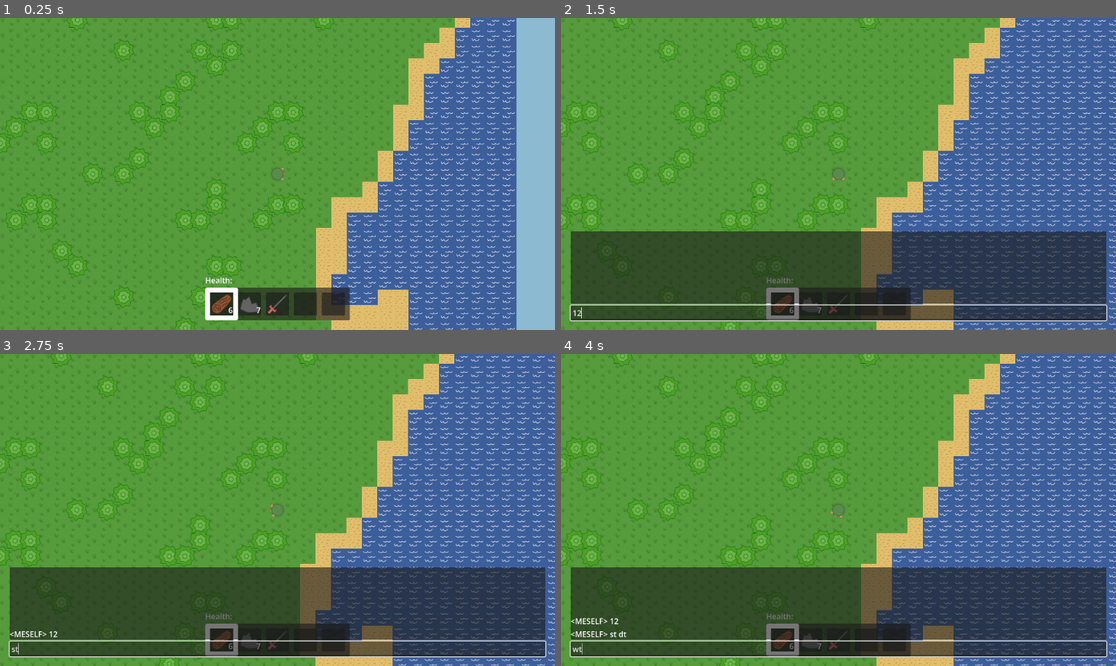
Above: before the commit, frames 1-4 (two rows, left to right).
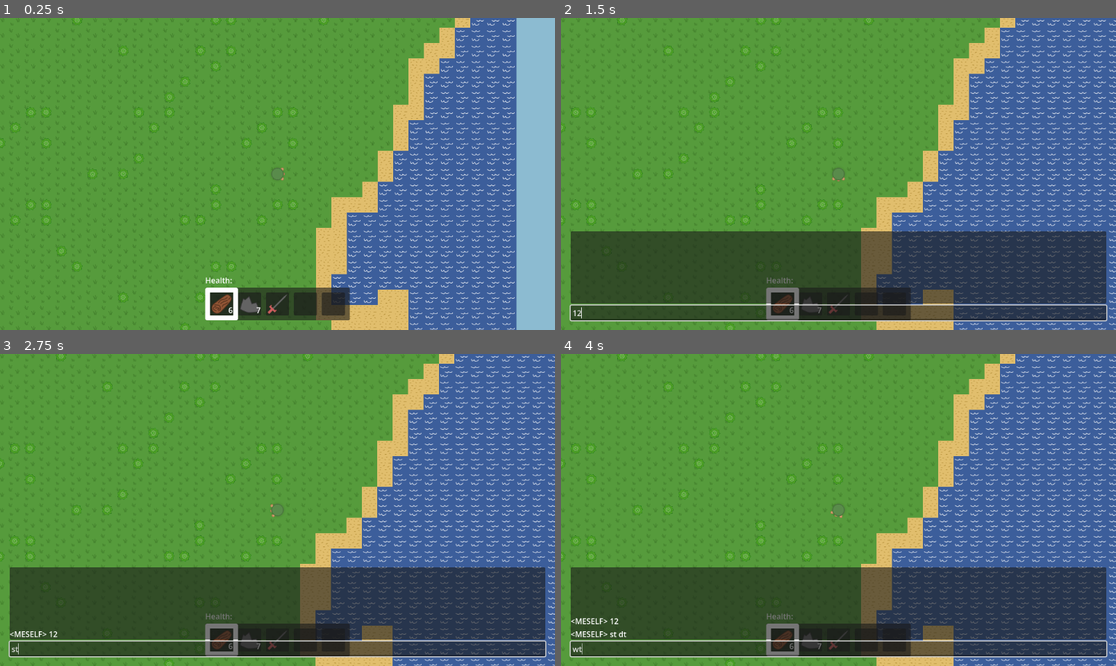
Above: after the commit, the same moments.

Repository: artmouse155/lets_survive
Game: Godot game, scene res://Scenes/WorldTest.tscn
Two runs of this game, one before a commit and one after it. Both use one fixed random seed, a clock stepped at 60 frames per second and the inputs below.
Inputs (mouse positions are in pixels of both pictures, inside the frame that each line leads up to):
- Up to frame 1 (0.25 s): no input
- Up to frame 2 (1.5 s): press the mouse at (838, 174) at 0.53 s; hold D (right) 0.53-1.25 s; tap T (chat) at 0.8 s; release the mouse at (838, 174) at 1.25 s; click (838, 314) at 1.27 s; type "12" at 1.35 s
- Up to frame 3 (2.75 s): tap Enter at 2 s; move the mouse to (166, 525) at 2.02 s; hold S (down) from 2.03 s (still down); tap T (chat) at 2.1 s; click (166, 525) at 2.3 s
- Up to frame 4 (4 s): tap Space at 2.75 s; move the mouse to (894, 441) at 2.77 s; release S (down) at 2.78 s; press the mouse at (894, 441) at 2.78 s; hold D (right) 2.78-3.53 s; tap T (chat) at 3.05, 3.6 s; tap Enter at 3.5 s; move the mouse to (810, 572) at 3.52 s; release the mouse at (810, 572) at 3.53 s; hold W (up) from 3.53 s (still down); click (810, 572) at 3.8 s

The runs differ from the first frame. In frame 1, 3.9% of the frame differs, in the area x 0-61%, y 0-100%; in frame 2, 3.2%; in frame 3, 3.2%; in frame 4, 3.2%.
Error after the commit: Cannot call method 'file_exists' on a null value. (res://Scripts/Static/save_load.gd:139)

Commit message:
🚧(audio & misc) Added audio, smooth camera, and misc save/load changes

Diff:
--- /dev/null
+++ b/Resources/Textures/Terrain/svg/stone_brick.svg
@@ -0,0 +1,66 @@
+<?xml version="1.0" encoding="UTF-8" standalone="no"?>
+<!-- Created with Inkscape (http://www.inkscape.org/) -->
+
+<svg
+   width="32"
+   height="32"
+   viewBox="0 0 8.4666665 8.4666666"
+   version="1.1"
+   id="svg1"
+   inkscape:version="1.4.2 (f4327f4, 2025-05-13)"
+   sodipodi:docname="stone_brick.svg"
+   xmlns:inkscape="http://www.inkscape.org/namespaces/inkscape"
+   xmlns:sodipodi="http://sodipodi.sourceforge.net/DTD/sodipodi-0.dtd"
+   xmlns="http://www.w3.org/2000/svg"
+   xmlns:svg="http://www.w3.org/2000/svg">
+  <sodipodi:namedview
+     id="namedview1"
+     pagecolor="#ffffff"
+     bordercolor="#000000"
+     borderopacity="0.25"
+     inkscape:showpageshadow="2"
+     inkscape:pageopacity="0.0"
+     inkscape:pagecheckerboard="0"
+     inkscape:deskcolor="#d1d1d1"
+     inkscape:document-units="px"
+     inkscape:zoom="11.01807"
+     inkscape:cx="18.69656"
+     inkscape:cy="19.37726"
+     inkscape:window-width="1920"
+     inkscape:window-height="991"
+     inkscape:window-x="-9"
+     inkscape:window-y="-9"
+     inkscape:window-maximized="1"
+     inkscape:current-layer="layer1" />
+  <defs
+     id="defs1" />
+  <g
+     inkscape:label="Layer 1"
+     inkscape:groupmode="layer"
+     id="layer1">
+    <rect
+       style="fill:#252525;fill-opacity:1;stroke:none;stroke-width:0.43327"
+       id="rect1"
+       width="8.4666662"
+       height="8.4666662"
+       x="0"
+       y="0"
+       inkscape:label="rect1" />
+    <rect
+       style="fill:#949494;fill-opacity:1;stroke:none;stroke-width:0.264584;-inkscape-stroke:none"
+       id="rect2"
+       width="7.9375"
+       height="3.7041667"
+       x="0.26458332"
+       y="0.26458332"
+       ry="0.40500849" />
+    <path
+       d="m 0,8.2020832 h 3.5636067 c 0.2243747,0 0.4051432,-0.1807685 0.4051432,-0.4051432 V 4.9030598 c 0,-0.2243747 -0.1807685,-0.4051432 -0.4051432,-0.4051432 H 0 Z"
+       style="fill:#949494;stroke-width:0.264583"
+       id="path7" />
+    <path
+       d="M 8.4666666,4.4979166 H 4.9030598 c -0.2243747,0 -0.4051432,0.1807685 -0.4051432,0.4051432 V 7.79694 c 0,0.2243747 0.1807685,0.4051432 0.4051432,0.4051432 h 3.5636068 z"
+       style="fill:#949494;stroke-width:0.264583"
+       id="path5" />
+  </g>
+</svg>
--- a/Scenes/EntityModel/PersonEntity.tscn
+++ b/Scenes/EntityModel/PersonEntity.tscn
@@ -5,6 +5,7 @@
 [ext_resource type="Texture2D" uid="uid://c67bped72bdae" path="res://Resources/Textures/People/skin.svg" id="3_ckagm"]
 [ext_resource type="Texture2D" uid="uid://vdpl0cs1odtg" path="res://Resources/Textures/Terrain/cool_sword.png" id="4_br0ts"]
 [ext_resource type="PackedScene" uid="uid://djrh6t2ximylw" path="res://Scenes/World/melee_radius.tscn" id="5_nmbym"]
+[ext_resource type="AudioStream" uid="uid://b8lbhr4kgui2f" path="res://Resources/Audio/Effects/Item/pop.mp3" id="6_uq0ln"]
 
 [sub_resource type="Gradient" id="Gradient_io1oy"]
 offsets = PackedFloat32Array(0, 0.45544556, 1)
@@ -347,4 +348,9 @@
 [node name="CollisionShape2D" type="CollisionShape2D" parent="PickupArea" unique_id=2136464908]
 shape = SubResource("CircleShape2D_ckagm")
 
+[node name="Audio" type="AudioStreamPlayer2D" parent="." unique_id=269075284]
+unique_name_in_owner = true
+stream = ExtResource("6_uq0ln")
+bus = &"SFX"
+
 [connection signal="area_entered" from="PickupArea" to="." method="_on_pickup_area_area_entered"]
--- a/Scenes/MainMenu/game_container.tscn
+++ b/Scenes/MainMenu/game_container.tscn
@@ -59,6 +59,7 @@
 
 [node name="SubViewport" type="SubViewport" parent="SubViewportContainer" unique_id=1026660224]
 handle_input_locally = false
+audio_listener_enable_2d = true
 size = Vector2i(1152, 648)
 render_target_update_mode = 4
 
@@ -442,12 +443,12 @@
 [node name="RichTextLabel" type="RichTextLabel" parent="LoadScreen/CenterContainer/VBoxContainer" unique_id=1865312657]
 layout_mode = 2
 bbcode_enabled = true
-text = "Error: Could not connect to server[br]java.lang.socket.connection.execption"
 fit_content = true
 autowrap_mode = 0
 horizontal_alignment = 1
 
 [node name="BackButton" type="Button" parent="LoadScreen/CenterContainer/VBoxContainer" unique_id=516104203]
+visible = false
 layout_mode = 2
 size_flags_horizontal = 4
 text = "Back"
--- a/Scenes/World/chunk.tscn
+++ b/Scenes/World/chunk.tscn
@@ -2,12 +2,22 @@
 
 [ext_resource type="Script" uid="uid://bufoylri5pbsx" path="res://Scripts/World/chunk.gd" id="1_xv8nu"]
 [ext_resource type="TileSet" uid="uid://5pn671jsdxwh" path="res://Resources/ground.tres" id="2_j3eea"]
+[ext_resource type="Texture2D" uid="uid://cx471iilinfo3" path="res://Resources/Textures/Terrain/svg/stone_brick.svg" id="3_xn4pv"]
 
-[node name="Chunk" type="Node2D" unique_id=1324978909 node_paths=PackedStringArray("ground", "above_ground", "tree_group")]
+[sub_resource type="TileSetAtlasSource" id="TileSetAtlasSource_y68wu"]
+texture = ExtResource("3_xn4pv")
+texture_region_size = Vector2i(32, 32)
+0:0/0 = 0
+
+[sub_resource type="TileSet" id="TileSet_q4o7x"]
+tile_size = Vector2i(32, 32)
+sources/0 = SubResource("TileSetAtlasSource_y68wu")
+
+[node name="Chunk" type="Node2D" unique_id=1324978909 node_paths=PackedStringArray("ground", "above_ground", "breakable_group")]
 script = ExtResource("1_xv8nu")
 ground = NodePath("Ground")
 above_ground = NodePath("AboveGround")
-tree_group = NodePath("TreeGroup")
+breakable_group = NodePath("BreakableGroup")
 metadata/_custom_type_script = "uid://bufoylri5pbsx"
 
 [node name="Ground" type="TileMapLayer" parent="." unique_id=1062033803]
@@ -15,5 +25,6 @@
 tile_set = ExtResource("2_j3eea")
 
 [node name="AboveGround" type="TileMapLayer" parent="." unique_id=1017670299]
+tile_set = SubResource("TileSet_q4o7x")
 
-[node name="TreeGroup" type="CanvasGroup" parent="." unique_id=830103558]
+[node name="BreakableGroup" type="CanvasGroup" parent="." unique_id=830103558]
--- a/Scenes/World/chunk_loader.gd
+++ b/Scenes/World/chunk_loader.gd
@@ -7,19 +7,31 @@
 var terrain_gen : FastNoiseLite = preload("uid://dyd1hw7adwaqb")
 const _NEW_CHUNK_PACKED : PackedScene = preload("uid://e2gerewc8xew")
 
+var _world_name: String
 var seed_int : int
 
 var _chunk_load_queue : Array[Vector2i] = []
+var _chunk_remove_queue : Array[Vector2i] = []
 
 # Called when the node enters the scene tree for the first time.
-func start(world_seed : String) -> void:
+func start(world_name: String, world_seed : String) -> void:
 	seed_int = world_seed.hash()
+	_world_name = world_name
 	terrain_gen.seed = seed_int
 	load_chunk(Vector2i.ZERO)
 	load_chunk(Vector2i.UP)
 
 func load_chunk(coords : Vector2i) -> void:
-	_generate_chunk(coords)
+	var saved_chunk := saved_chunk_data(coords)
+	if saved_chunk:
+		var chunk : Chunk = _NEW_CHUNK_PACKED.instantiate()
+		chunk.ground.tile_map_data = saved_chunk.get_ground_tile_map_data()
+		chunk.above_ground.tile_map_data = saved_chunk.get_above_ground_tile_map_data()
+		for breakable in saved_chunk.get_breakables():
+			chunk.breakable_group.add_child(breakable)
+		# TODO: Add entities where they ought to go
+	else:
+		_generate_chunk(coords)
 
 func _generate_chunk(coords : Vector2i) -> void:
 	var chunk : Chunk = _NEW_CHUNK_PACKED.instantiate()
@@ -32,35 +44,51 @@
 	for child in get_children():
 		child.queue_free()
 
-## TODO: Flesh out
-func chunk_in_world(chunk_coordiate: Vector2i) -> bool:
+func chunk_in_world(chunk_coordiate: Vector2i) -> Chunk:
 	for child in get_children():
 		if child is Chunk:
 			if child.get_coordinate() == chunk_coordiate:
-				return true
-	return false
+				return child
+	return null
 
 ## TODO: Flesh out
-func chunk_has_data(chunk_coordiate: Vector2i) -> bool:
-	return false
+func is_chunk_in_world(chunk_coordiate: Vector2i) -> bool:
+	return chunk_in_world(chunk_coordiate) != null
+
+## TODO: Flesh out
+func saved_chunk_data(chunk_coordiate: Vector2i) -> ChunkSave:
+	return SaveLoad.load_chunk(_world_name, chunk_coordiate)
 
 func on_player_position_updated(pos: Vector2) -> void:
+
+
 	var player_chunk_coordinate : Vector2i = floor(pos / Vector2(World.TILE_SIZE * World.CHUNK_SIZE))
 	for x in range((-1 * RENDER_DISTANCE), 1 + (1 * RENDER_DISTANCE)):
 		for y in range((-1 * RENDER_DISTANCE), 1 + (1 * RENDER_DISTANCE)):
 			var offset_chunk_coords := Vector2i(x,y)
 			if offset_chunk_coords.length() <= RENDER_DISTANCE:
 				var chunk_coordinate := player_chunk_coordinate + Vector2i(x,y)
-				if not chunk_in_world(chunk_coordinate):
+				if not is_chunk_in_world(chunk_coordinate):
 					if not (chunk_coordinate in _chunk_load_queue):
 						_chunk_load_queue.append(chunk_coordinate)
 
-	# Generate one chunk at a time
+	# Remove old chunks
+	for child in get_children():
+		if child is Chunk:
+			var chunk_coordinate : Vector2i = child.get_coordinate()
+			if (chunk_coordinate - player_chunk_coordinate).length() > RENDER_DISTANCE:
+				if not (child.get_coordinate() in _chunk_remove_queue):
+					_chunk_remove_queue.append(chunk_coordinate)
+
+	# Load one chunk at a time
 	if not _chunk_load_queue.is_empty():
 		#could be pop back to be more mem efficient but pop front keeps loaded chunks clustered
 		var chunk_pos : Vector2i = _chunk_load_queue.pop_front()
-		if chunk_has_data(chunk_pos):
-			#TODO: Load from file
-			pass
-		else:
-			_generate_chunk(chunk_pos)
+		load_chunk(chunk_pos)
+
+	# Remove one chunk at a time
+	if not _chunk_remove_queue.is_empty():
+		#could be pop back to be more mem efficient but pop front keeps removed chunks clustered
+		var chunk_pos : Vector2i = _chunk_remove_queue.pop_front()
+		var chunk := chunk_in_world(chunk_pos)
+		chunk.queue_free()
--- a/Scenes/World/tree.tscn
+++ b/Scenes/World/tree.tscn
@@ -2,20 +2,25 @@
 
 [ext_resource type="Script" uid="uid://wkf0s66nyt07" path="res://Scripts/World/tree.gd" id="1_7kcem"]
 [ext_resource type="Texture2D" uid="uid://c46rub4y648k7" path="res://Resources/Textures/Terrain/tree.svg" id="2_e10wn"]
-
-[sub_resource type="ShaderMaterial" id="ShaderMaterial_a8phe"]
+[ext_resource type="AudioStream" uid="uid://cqwx0gm7mxh1s" path="res://Resources/Audio/Effects/Tree/wood.mp3" id="3_r1lji"]
 
 [sub_resource type="CircleShape2D" id="CircleShape2D_6tccs"]
 radius = 16.0
 
 [node name="Tree" type="StaticBody2D" unique_id=2024680543 node_paths=PackedStringArray("sprite")]
 script = ExtResource("1_7kcem")
-sprite = NodePath("Sprite2D")
+sprite = NodePath("Sprite")
 metadata/_custom_type_script = "uid://dhej6pd0sfvi2"
 
-[node name="Sprite2D" type="Sprite2D" parent="." unique_id=1116876374]
-material = SubResource("ShaderMaterial_a8phe")
+[node name="Sprite" type="Sprite2D" parent="." unique_id=1116876374]
+unique_name_in_owner = true
+scale = Vector2(0.5, 0.5)
 texture = ExtResource("2_e10wn")
 
 [node name="CollisionShape2D" type="CollisionShape2D" parent="." unique_id=1307815729]
 shape = SubResource("CircleShape2D_6tccs")
+
+[node name="Audio" type="AudioStreamPlayer2D" parent="." unique_id=1108413632]
+unique_name_in_owner = true
+stream = ExtResource("3_r1lji")
+bus = &"SFX"
--- a/Scripts/Autoload/audio_bus.gd
+++ b/Scripts/Autoload/audio_bus.gd
@@ -1,14 +1,15 @@
 extends Node
 
-const BASE_MUSIC_VOLUME = 0.15
+#const BASE_MUSIC_VOLUME = 0.15
 
 @onready var music: AudioStreamPlayer = AudioStreamPlayer.new()
 
 func _ready() -> void:
 	add_child(music)
+	music.bus = &"Music"
 
 func play_song(song: AudioStream) -> void:
 	assert(is_node_ready())
-	music.volume_linear = BASE_MUSIC_VOLUME
+	#music.volume_linear = BASE_MUSIC_VOLUME
 	music.stream = song
 	music.play()
--- a/Scripts/CustomResource/chunk_save.gd
+++ b/Scripts/CustomResource/chunk_save.gd
@@ -1,2 +1,41 @@
 class_name ChunkSave
 extends Resource
+
+var _coordinates : Vector2i
+var _ground_tile_map_data: PackedByteArray
+var _above_ground_tile_map_data: PackedByteArray
+var _breakables: Array[Breakable]
+var _entities: Array[Entity]
+
+func _init(
+	coordinates: Vector2i,
+	ground_tile_map_data: PackedByteArray,
+	above_ground_tile_map_data: PackedByteArray,
+	breakables: Array[Breakable],
+	entities: Array[Entity]
+	) -> void:
+	_coordinates = coordinates
+	_ground_tile_map_data = ground_tile_map_data
+	_above_ground_tile_map_data = above_ground_tile_map_data
+	_breakables = breakables
+	_entities = entities
+
+
+func get_coordinates() -> Vector2i:
+	return _coordinates
+
+
+func get_ground_tile_map_data() -> PackedByteArray:
+	return _ground_tile_map_data
+
+
+func get_above_ground_tile_map_data() -> PackedByteArray:
+	return _above_ground_tile_map_data
+
+
+func get_breakables() -> Array[Breakable]:
+	return _breakables
+
+
+func get_entities() -> Array[Entity]:
+	return _entities
--- a/Scripts/CustomResource/world_save.gd
+++ b/Scripts/CustomResource/world_save.gd
@@ -7,7 +7,7 @@
 #var chunks : Dictionary[Vector2i,Chunk]
 
 # Dictionary[Player Fingerprint, Memory]
-var player_memories : Dictionary[String,PlayerMemory] = {}
+@export var player_memories : Dictionary[String,PlayerMemory] = {}
 
 func get_world_name() -> String:
 	return _world_name
--- a/Scripts/GameUI/chat.gd
+++ b/Scripts/GameUI/chat.gd
@@ -34,22 +34,22 @@
 
 @rpc("authority", "call_local", "reliable")
 func send_error(msg : String) -> void:
-	await _print_msg("[color=#ff5f5f]Error: %s[/color]" % escape_bbcode(msg))
+	await _print_msg("[color=#ff5f5f]Error: %s[/color]" % _escape_bbcode(msg))
 
 
 @rpc("authority", "call_local", "reliable")
 func send_player_msg(player_name : String, msg : String) -> void:
-	await _print_msg("<%s> %s" % [player_name, escape_bbcode(msg)])
+	await _print_msg("<%s> %s" % [player_name, _escape_bbcode(msg)])
 
 
 @rpc("authority", "call_local", "reliable")
 func send_join_game_msg(player_name : String) -> void:
-	await _print_msg("[color=yellow]%s joined the game[/color]" % escape_bbcode(player_name))
+	await _print_msg("[color=yellow]%s joined the game[/color]" % _escape_bbcode(player_name))
 
 
 @rpc("authority", "call_local", "reliable")
 func send_leave_game_msg(player_name : String) -> void:
-	await _print_msg("[color=yellow]%s left the game[/color]" % escape_bbcode(player_name))
+	await _print_msg("[color=yellow]%s left the game[/color]" % _escape_bbcode(player_name))
 
 
 func _print_msg(message : String) -> void:
@@ -64,7 +64,7 @@
 	if on_bottom:
 		await get_tree().process_frame
 		#scroll.ensure_control_visible(message_node)
-		scroll_to_bottom()
+		_scroll_to_bottom()
 		input.grab_focus.call_deferred()
 	var disappearing_message_node : RichTextLabel = CHAT_MESSAGE_PACKED.instantiate()
 	disappearing_message_node.text = message
@@ -75,10 +75,16 @@
 	tween.tween_callback(disappearing_message_node.queue_free)
 	#disappearing_messages_scroll_container.set_deferred("scroll_vertical",SCROLL_MAX)
 
-func scroll_to_bottom() -> void:
+func clear_chat() -> void:
+	for child in msg_box.get_children():
+		child.queue_free()
+	for child in disappearing_messages_container.get_children():
+		child.queue_free()
+
+func _scroll_to_bottom() -> void:
 	scroll.set_deferred("scroll_vertical",SCROLL_MAX)
 
 ## Source: [url=https://docs.godotengine.org/en/stable/tutorials/ui/bbcode_in_richtextlabel.html#handling-user-input-safely]Godot Docs[/url]
-static func escape_bbcode(bbcode_text: String) -> String:
+static func _escape_bbcode(bbcode_text: String) -> String:
 	# We only need to replace opening brackets to prevent tags from being parsed.
 	return bbcode_text.replace("[", "[lb]")
--- a/Scripts/GameUI/game_ui.gd
+++ b/Scripts/GameUI/game_ui.gd
@@ -125,5 +125,6 @@
 #endregion
 
 #region chat
-
+func clear_chat() -> void:
+	chat.clear_chat()
 #endregion
--- a/Scripts/Menu/MainMenu/GameContainer.gd
+++ b/Scripts/Menu/MainMenu/GameContainer.gd
@@ -49,8 +49,9 @@
 func testLoad(world_save : WorldSave, player_save : PlayerSave) -> void:
 	world.start(world_save, player_save)
 
-func save(_world_name : String, player_name : String) -> void:
+func save(world_name : String, player_name : String) -> void:
 	SaveLoad.save_player(player_name, world.get_updated_self_save())
+	SaveLoad.save_chunks(world_name, world.get_chunk_saves())
 
 func _on_back_from_lan_button_pressed(host: String, port: String) -> void:
 	game_ui.set_pause(false)
--- a/Scripts/Static/save_load.gd
+++ b/Scripts/Static/save_load.gd
@@ -12,8 +12,11 @@
 
 const WORLD_SUB_DIR = "world_saves"
 const WORLD_SAVE_CLASS = "WorldSave"
+
+
 const CHUNKS_FOLDER_NAME = "chunks"
 const CHUNKS_SAVE_SUFFIX = ".tscn"
+const CHUNK_SAVE_CLASS = "ChunkSave"
 
 const MAX_NUM_SAVES = 5
 #save filenames start with save_0, and go on numerically. if save_0 and save_2 exist, the next save created will be save_1.tres.
@@ -65,6 +68,12 @@
 	var sub_dir := "%s/%s" % [WORLD_SUB_DIR, world_name]
 	_save_res(sub_dir, world_save, "%s%s" % [world_name, SAVE_SUFFIX])
 	print("Saved world \"%s\"" % world_name)
+
+static func save_chunks(world_name : String, chunks: Array[ChunkSave]) -> void:
+	var sub_dir := "%s/%s/%s" % [WORLD_SUB_DIR, world_name, CHUNKS_FOLDER_NAME]
+	for chunk in chunks:
+		_save_res(sub_dir, chunk, "%s_%s%s" % [chunk.get_coordinates().x, chunk.get_coordinates().y, CHUNKS_SAVE_SUFFIX], false)
+		print("[%s] Saved chunk %s" % [world_name, str(chunk.get_coordinates())])
 
 ## __________________________________________________________
 
@@ -124,18 +133,25 @@
 	return true
 
 
-static func _save_res(sub_dir : String, data: Resource, filename : String = "") -> void:
+static func _save_res(sub_dir : String, data: Resource, filename : String = "", throttle_num_saves : bool = true) -> void:
 	ensure_sub_dir(sub_dir)
 	var dir := DirAccess.open("%s%s/" % [USER_DIR, sub_dir])
-	if (!dir.file_exists(filename)) and (len(get_filename_list(sub_dir)) >= MAX_NUM_SAVES):
+	if (throttle_num_saves and (!dir.file_exists(filename)) and (len(get_filename_list(sub_dir)) >= MAX_NUM_SAVES)):
 		push_error("NO MORE ROOM FOR SAVES")
 		return
-	ResourceSaver.save(data, "%s%s/%s" % [USER_DIR, sub_dir, filename])
+	var error := ResourceSaver.save(data, "%s%s/%s" % [USER_DIR, sub_dir, filename])
+	if error != OK:
+		printerr("Failed to save resource: %s" % error_string(error))
+
+
 
 
 static func _load_res(sub_dir : String, filename : String = "", type_hint : String = "Resource") -> Resource:
 	ensure_sub_dir(sub_dir)
 	var dir := DirAccess.open("%s%s/" % [USER_DIR, sub_dir])
+	if !dir:
+		printerr(error_string(DirAccess.get_open_error()))
+		return null
 	if dir.file_exists(filename):
 		var resource := ResourceLoader.load("%s%s/%s" % [USER_DIR, sub_dir, filename], type_hint) as Resource
 		if !resource:
@@ -144,24 +160,17 @@
 		#HACK: This is because GDScript be funky...
 		if (
 			(type_hint == PLAYER_SAVE_CLASS) and !(resource is PlayerSave) or
-			(type_hint == WORLD_SAVE_CLASS) and !(resource is WorldSave)
+			(type_hint == WORLD_SAVE_CLASS) and !(resource is WorldSave) or
+			(type_hint == CHUNK_SAVE_CLASS) and !(resource is ChunkSave)
 		):
 			push_error("Couldn't parse %s as type \"%s\"" % [filename, type_hint])
 			return null
 		return resource
 	else:
-		push_error("Couldn't find " + filename)
+		push_warning("Couldn't find " + filename)
 		return null
 
-static func load_chunk(world_name: String, coords: Vector2i) -> Chunk:
-	var dir := "%s%s/%s/%s" % [USER_DIR, WORLD_SUB_DIR, world_name, CHUNKS_FOLDER_NAME]
-	var dir_access := DirAccess.open(dir)
+static func load_chunk(world_name: String, coords: Vector2i) -> ChunkSave:
+	var dir := "%s/%s/%s" % [WORLD_SUB_DIR, world_name, CHUNKS_FOLDER_NAME]
 	var filename := "%d_%d%s" % [coords.x, coords.y, CHUNKS_SAVE_SUFFIX]
-	if dir_access.file_exists(filename):
-		var chunk_packed := ResourceLoader.load("%s/%s" % [dir, filename], "PackedScene") as PackedScene
-		if !chunk_packed or !(chunk_packed is PackedScene):
-			push_error("Couldn't parse %s" % filename)
-			return null
-		var chunk : Chunk = chunk_packed.instantiate() as Chunk
-		return chunk
-	return null
+	return _load_res(dir, filename, CHUNK_SAVE_CLASS) as ChunkSave
--- a/Scripts/World/EntityModel/person_entity.gd
+++ b/Scripts/World/EntityModel/person_entity.gd
@@ -186,6 +186,7 @@
 		var count_after := leftovers.item_quantity if leftovers else 0
 		var count := count_before - count_after
 		if (item and count > 0):
+			%Audio.play()
 			_emit_inventory_updated()
 			item_collected.emit(Item.new(item.item_name,count))
 		if !leftovers:
--- a/Scripts/World/breakable.gd
+++ b/Scripts/World/breakable.gd
@@ -13,7 +13,7 @@
 
 var shake_tween : Tween
 
-func _ready() -> void:
+func _init() -> void:
 	health = base_health
 
 func take_damage(damage : float, attack_origin : Vector2) -> void:
@@ -24,7 +24,7 @@
 		if (shake_tween):
 			shake_tween.kill()
 		shake_tween = create_tween()
-		shake_tween.tween_property(sprite,"position",(position - attack_origin).normalized() * SHAKE_AMT,SHAKE_DURATION)
+		shake_tween.tween_property(sprite,"position",(global_position - attack_origin).normalized() * SHAKE_AMT,SHAKE_DURATION)
 		shake_tween.tween_property(sprite,"position",Vector2.ZERO,SHAKE_DURATION)
 
 
--- a/Scripts/World/chunk.gd
+++ b/Scripts/World/chunk.gd
@@ -20,7 +20,7 @@
 @export_group("🔒 Node References")
 @export var ground : TileMapLayer
 @export var above_ground : TileMapLayer
-@export var tree_group : CanvasGroup
+@export var breakable_group : CanvasGroup
 
 func get_coordinate() -> Vector2i:
 	return _coordinates
@@ -47,4 +47,17 @@
 	var tree : Breakable = PACKED_TREE.instantiate()
 	tree.position = coords
 	SignalPipe.pipe(tree.world_item_dropped,world_item_dropped)
-	tree_group.add_child(tree)
+	breakable_group.add_child(tree)
+
+func save(entity_spawner : EntitySpawner) -> ChunkSave:
+	var breakables : Array[Breakable] = []
+	for child in breakable_group.get_children():
+		if child is Breakable:
+			breakables.push_back(child)
+	return ChunkSave.new(
+		_coordinates,
+		ground.tile_map_data,
+		above_ground.tile_map_data,
+		breakables,
+		[] #TODO: Save entities
+	)
--- a/Scripts/World/tree.gd
+++ b/Scripts/World/tree.gd
@@ -1 +1,9 @@
 extends Breakable
+
+func _ready() -> void:
+	%Sprite.rotation = randf_range(0,2*PI)
+
+func take_damage(damage : float, attack_origin : Vector2) -> void:
+	super.take_damage(damage, attack_origin)
+	%Audio.pitch_scale = 1.0 + randf_range(-.5, .5)
+	%Audio.play()
--- a/Scripts/World/world.gd
+++ b/Scripts/World/world.gd
@@ -32,7 +32,8 @@
 
 func start(world_save : WorldSave, player_save : PlayerSave) -> void:
 	AudioBus.play_song(GAME_MUSIC)
-	chunk_loader.start(world_save.get_world_seed())
+	game_ui.clear_chat()
+	chunk_loader.start(world_save.get_world_name(), world_save.get_world_seed())
 	var player_memory : PlayerMemory
 	if (world_save.is_player_known(player_save)):
 		player_memory = world_save.get_player_memory(player_save)
@@ -50,6 +51,14 @@
 func get_updated_self_save() -> PlayerSave:
 	return entity_spawner.get_updated_self_save.call()
 
+
+func get_chunk_saves() -> Array[ChunkSave]:
+	var chunk_saves : Array[ChunkSave] = []
+	for child in chunk_loader.get_children():
+		if child is Chunk:
+			chunk_saves.push_back(child.save(entity_spawner))
+	return chunk_saves
+
 ## Returns the tile directly underneath the given world position.
 static func world_to_tile(pos : Vector2) -> Vector2i:
 	return Vector2i(pos.floor())
--- a/Scripts/World/zoomable_camera.gd
+++ b/Scripts/World/zoomable_camera.gd
@@ -1,10 +1,16 @@
 class_name ZoomableCamera
 extends Camera2D
 
-const ZOOM_INCREMENT: float = 0.1
+const ZOOM_INCREMENT: float = 0.2
 var zoom_factor: int = 0
-const ZOOM_FACTOR_MIN := -10
-const ZOOM_FACTOR_MAX := 20
+var target_zoom := Vector2.ONE
+const ZOOM_FACTOR_MIN := -5
+const ZOOM_FACTOR_MAX := 10
+const SMOOTH_ZOOM_AMT := 0.2
+
+func _init() -> void:
+	position_smoothing_speed = 8.0
+	position_smoothing_enabled = true
 
 func _physics_process(_delta: float) -> void:
 	if Input.is_action_just_pressed("zoom_in"):
@@ -13,4 +19,5 @@
 		zoom_factor -= 1
 	zoom_factor = clampi(zoom_factor, ZOOM_FACTOR_MIN, ZOOM_FACTOR_MAX)
 	var z_final := pow(1 + ZOOM_INCREMENT,zoom_factor)
-	zoom = Vector2(z_final, z_final)
+	target_zoom = Vector2(z_final, z_final)
+	zoom = lerp(zoom, target_zoom, SMOOTH_ZOOM_AMT)
--- a/Testing Save Data/test_world.tres
+++ b/Testing Save Data/test_world.tres
@@ -1,8 +1,9 @@
-[gd_resource type="Resource" script_class="WorldSave" load_steps=2 format=3 uid="uid://by4ix2cxmgatv"]
+[gd_resource type="Resource" script_class="WorldSave" format=3 uid="uid://by4ix2cxmgatv"]
 
 [ext_resource type="Script" uid="uid://w7gg55lbr2nk" path="res://Scripts/CustomResource/world_save.gd" id="1_olxol"]
 
 [resource]
 resource_name = "Test World"
 script = ExtResource("1_olxol")
+_world_name = "Test World"
 metadata/_custom_type_script = "uid://w7gg55lbr2nk"
--- /dev/null
+++ b/default_bus_layout.tres
@@ -0,0 +1,16 @@
+[gd_resource type="AudioBusLayout" format=3 uid="uid://k3yurnjhvhn5"]
+
+[resource]
+bus/0/bypass_fx = true
+bus/1/name = &"Music"
+bus/1/solo = false
+bus/1/mute = true
+bus/1/bypass_fx = false
+bus/1/volume_db = -16.400402
+bus/1/send = &"Master"
+bus/2/name = &"SFX"
+bus/2/solo = false
+bus/2/mute = false
+bus/2/bypass_fx = false
+bus/2/volume_db = -15.198082
+bus/2/send = &"Master"
Not shown, added: Resources/Audio/Effects/Item/pop.mp3.import
Not shown, added: Resources/Audio/Effects/Tree/wood.mp3.import
Not shown, changed: Resources/Textures/Terrain/svg/stone_brick.svg.import
Not shown, added: Resources/Audio/Effects/Item/pop.mp3
Not shown, added: Resources/Audio/Effects/Tree/wood.mp3
